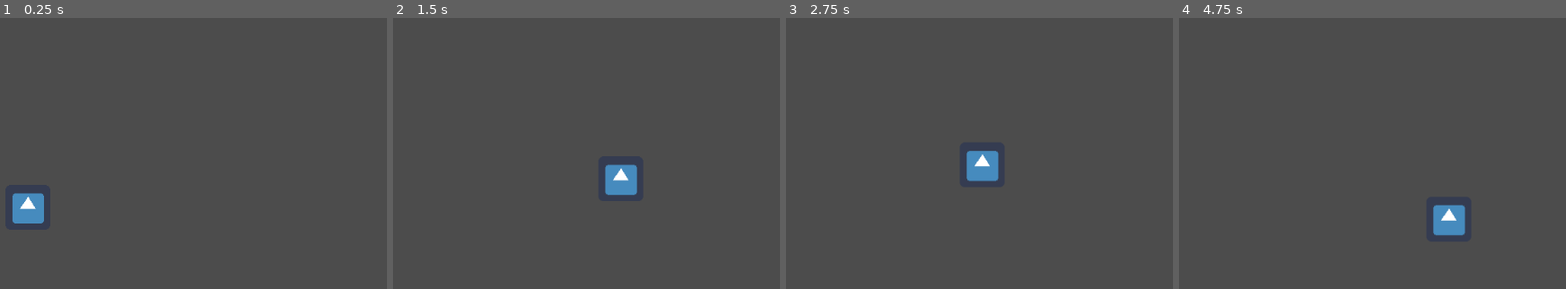
Above: before the commit, frames 1-4 (left to right).
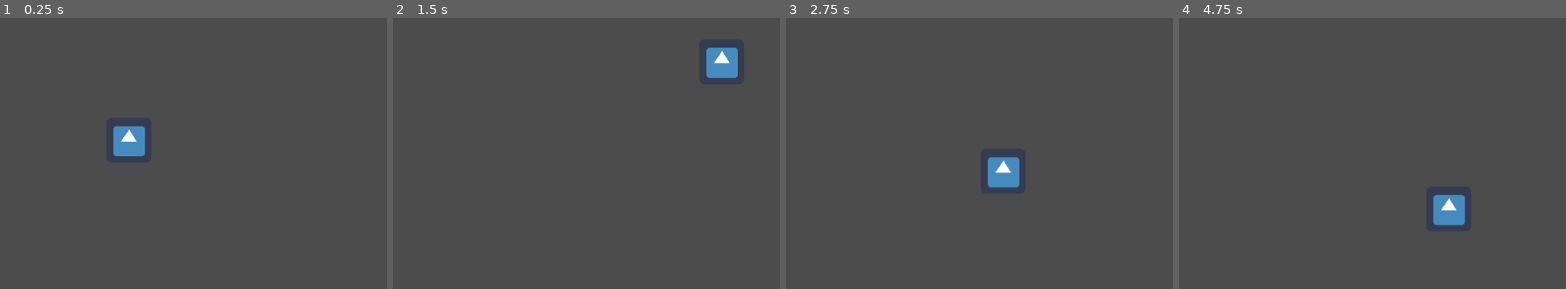
Above: after the commit, the same moments.

Repository: SanderVanhove/GDWJ-31
Game: Godot game, scene res://game.tscn
Two runs of this game, one before a commit and one after it. Both use one fixed random seed, a clock stepped at 60 frames per second and the inputs below. The engine's default icon, where the game draws it, is replaced by a stand-in: a white triangle on a blue panel in a dark square.
Inputs:
- Up to frame 1 (0.25 s): no input
- Up to frame 2 (1.5 s): hold Up (ui_up) 0.53-1.28 s; hold Right (ui_right) from 0.53 s (still down); tap Up (ui_up) at 1.35 s
- Up to frame 3 (2.75 s): tap Up (ui_up) at 1.52, 1.82 s; release Right (ui_right) at 2.03 s; hold Left (ui_left) from 2.03 s (still down); hold Up (ui_up) from 2.03 s (still down)
- Up to frame 4 (4.75 s): release Left (ui_left) at 2.78 s; release Up (ui_up) at 2.78 s; hold Right (ui_right) 2.78-4.28 s; tap Up (ui_up) at 2.85, 3.02, 3.32, 4.35, 4.52 s; hold Up (ui_up) 3.53-4.28 s; hold Left (ui_left) from 4.28 s (still down)

The runs differ from the first frame. In frame 1, 1.8% of the frame differs, in the area x 3-38%, y 39-76%; in frame 2, 1.9%, in the area x 54-90%, y 10-66%; in frame 3, 1.4%; in frame 4, 0.8%.

Commit message:
Beginnings of state machine

Diff:
--- a/Game Jam Game/game.tscn
+++ b/Game Jam Game/game.tscn
@@ -8,10 +8,12 @@
 [sub_resource type="RectangleShape2D" id=2]
 extents = Vector2( 16, 272 )
 
+[sub_resource type="RectangleShape2D" id=3]
+
 [node name="world" type="Node"]
 
 [node name="player" parent="." instance=ExtResource( 1 )]
-position = Vector2( 512, 416 )
+position = Vector2( 656, 320 )
 movement_speed = 300
 
 [node name="walls" type="Node" parent="."]
@@ -46,3 +48,9 @@
 [node name="CollisionShape2D" type="CollisionShape2D" parent="walls/wall4"]
 position = Vector2( 1040, 272 )
 shape = SubResource( 2 )
+
+[node name="wall5" type="StaticBody2D" parent="walls"]
+
+[node name="CollisionShape2D" type="CollisionShape2D" parent="walls/wall5"]
+position = Vector2( 656, 384 )
+shape = SubResource( 3 )
--- a/Game Jam Game/scripts/player.gd
+++ b/Game Jam Game/scripts/player.gd
@@ -8,30 +8,47 @@
 export var gravity := 10
 export var jump_height = 400
 
-var velocity := Vector2()
+enum states {REGULAR, NO_GRAVITY}
 
 # for messing with the inputs
 var input_map = {"right": 1,
 				 "left": -1,
 				 "up": -1}
 
+# go ahead and guess what this is
+var velocity := Vector2()
+
+# state machine
+var state = states.REGULAR
+
 func _physics_process(delta):
-	# gravity
-	velocity.y += gravity
+	# resetting velocity
+	if is_on_ceiling():
+		velocity.y = 0
+	if is_on_floor():
+		velocity.y = 0
 
-	# movement
+	# left and right movement
 	if Input.is_action_pressed("ui_right"):
 		velocity.x = input_map.right * movement_speed
 	elif Input.is_action_pressed("ui_left"):
 		velocity.x = input_map.left * movement_speed
-	else:
-		velocity.x = 0
 
-	# jumping
-	if is_on_floor():
-		velocity.y = 0
-		if Input.is_action_pressed("ui_up"):
-			velocity.y = input_map.up * jump_height
+	# STATE MACHINEEEEE YOOOOOOOOOOOOOOOOOOOOOOOOOO
+	match state:
+		states.REGULAR:
+			# gravity
+			velocity.y += gravity
 
+			# resetting movement
+			if !(Input.is_action_pressed("ui_right") or Input.is_action_pressed("ui_left")):
+				velocity.x = 0
+
+			# jumping
+			if Input.is_action_pressed("ui_up"):
+				if is_on_floor():
+						velocity.y = input_map.up * jump_height
+		# blowdryer code
+#		states.NO_GRAVITY:
 	# changing position
 	move_and_slide(velocity, UP)
Not shown: 1 places in Game Jam Game/game.tscn that only renumber resources
